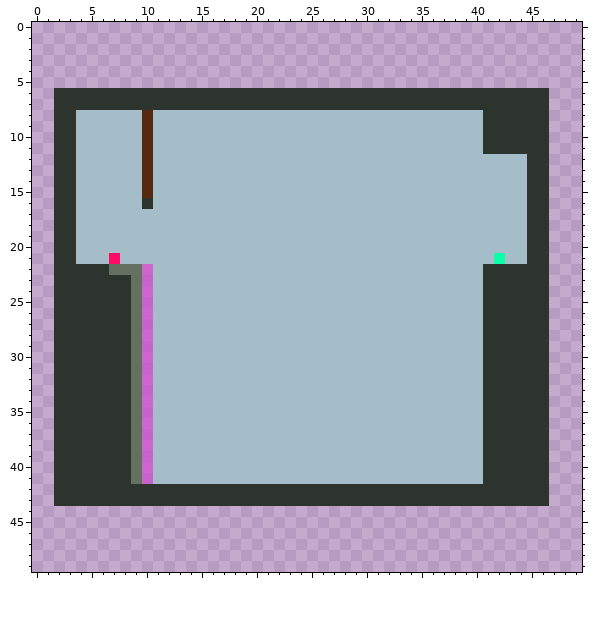
Two versions of one pixel-art sprite, Maps/Rooms/Archer/a_81.png. The picture above is the old version.
The file is 50x50 pixels.
Once edited:
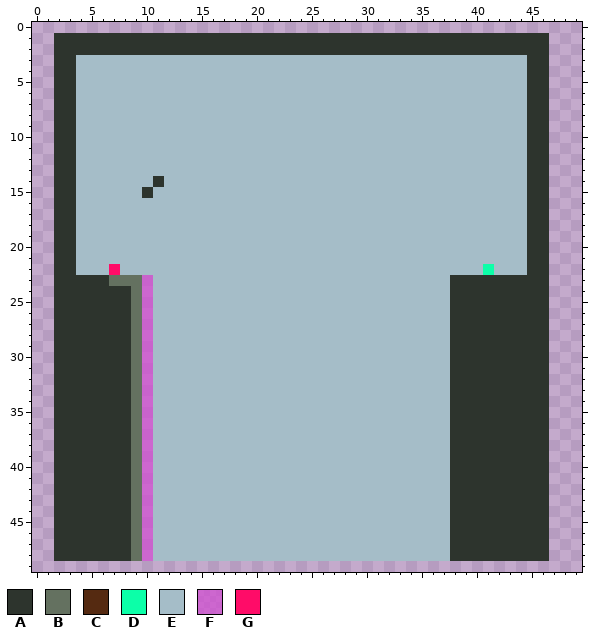
Palette (. is transparent): A #2d342d  B #647160  C #552a11  D #0cffa8  E #a5bdc8  F #d050d0bf  G #ff0c68
Changes in this commit:
y 1..2: x 2..46 ............................................. -> AAAAAAAAAAAAAAAAAAAAAAAAAAAAAAAAAAAAAAAAAAAAA
y 3..5: x 2..46 ............................................. -> AAEEEEEEEEEEEEEEEEEEEEEEEEEEEEEEEEEEEEEEEEEAA
y 6..7: x 4..44 AAAAAAAAAAAAAAAAAAAAAAAAAAAAAAAAAAAAAAAAA -> EEEEEEEEEEEEEEEEEEEEEEEEEEEEEEEEEEEEEEEEE
y 8..11: x 10 C -> E; x 41..44 AAAA -> EEEE
y 12..13: x 10 C -> E
y 14: x 10..11 CE -> EA
y 15: x 10 C -> A
y 16: x 10 A -> E
y 21: x 7 G -> E; x 42 D -> E
y 22: x 4..10 AAABBBF -> EEEGEEE; x 41..44 AAAA -> DEEE
y 23: x 7..8 AA -> BB; x 38..40 EEE -> AAA
y 24..41: x 38..40 EEE -> AAA
y 42..43: x 9..37 AAAAAAAAAAAAAAAAAAAAAAAAAAAAA -> BFEEEEEEEEEEEEEEEEEEEEEEEEEEE
y 44..48: x 2..46 ............................................. -> AAAAAAABFEEEEEEEEEEEEEEEEEEEEEEEEEEEAAAAAAAAA
Where, in picture pixels (left, top, right, bottom), the same in both pictures:
changed: (54, 33, 549, 209)
changed: (54, 253, 549, 561)
